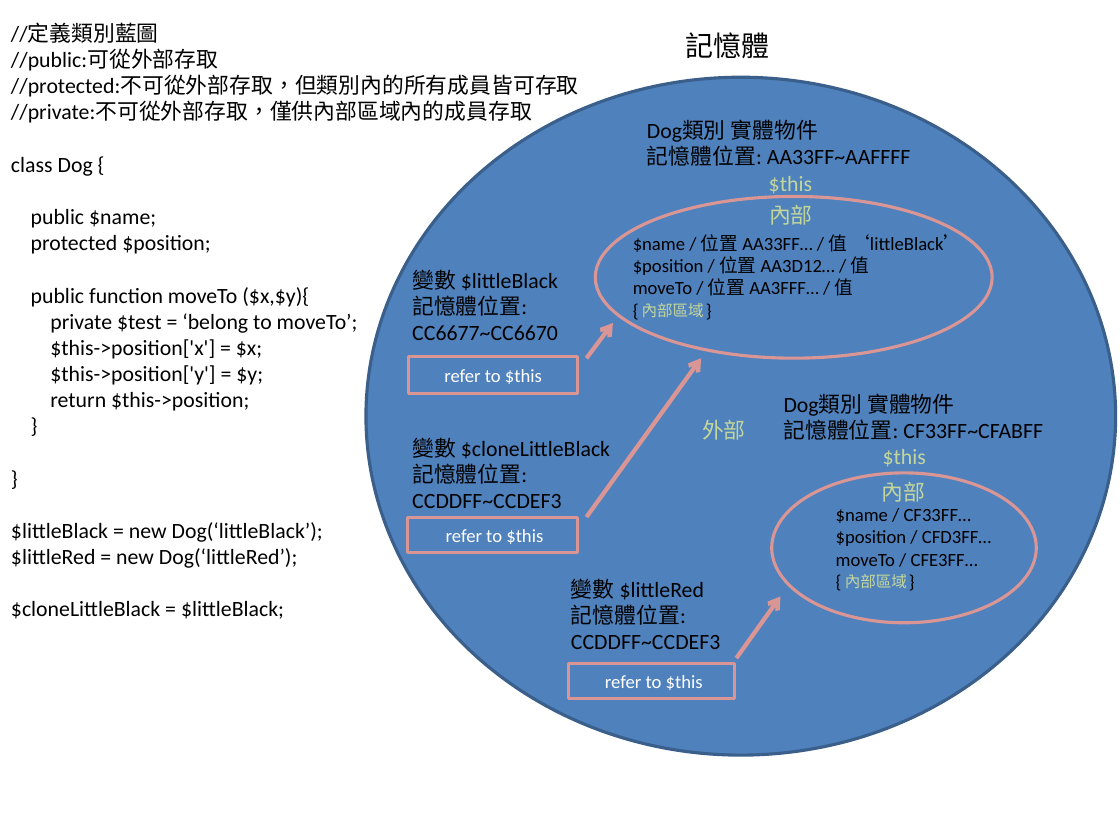
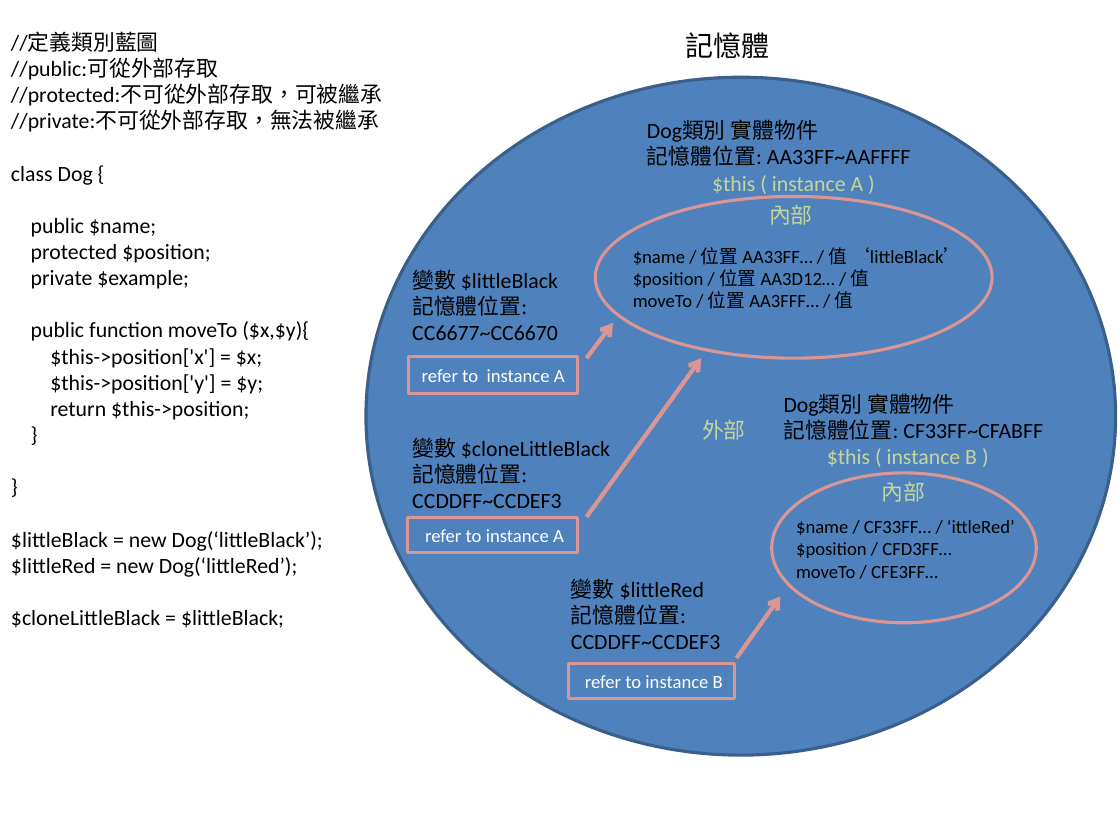
Before and after one commit to pmake/forTraining, a slide deck: slide 1 of php/phpMVC/物件概念.pptx. Drawn at 1120x840 pixels with LibreOffice and Linux fonts; fonts in the diff are those of the drawing. Boxes give left, top, right and bottom in pixels: in the first picture for what was removed or moved away, otherwise in the second. Text is boxed around its words. In the diff, an @@ line names an element or a change of style, - is before the commit and + after.

```diff
--- a/php/phpMVC/物件概念.pptx
+++ b/php/phpMVC/物件概念.pptx
@@ text "//定義類別藍圖": place and size @@
-text "//定義類別藍圖" at box(11, 23, 579, 619)
+text "//定義類別藍圖" at box(11, 32, 382, 628)
@@ text at box(11, 84, 382, 132): text changed @@
-//protected:不可從外部存取，但類別內的所有成員皆可存取
-//private:不可從外部存取，僅供內部區域內的成員存取
+//protected:不可從外部存取，可被繼承
+//private:不可從外部存取，無法被繼承
@@ text at box(712, 176, 864, 198): text changed @@
-$this
+$this ( instance A )
@@ text at box(633, 247, 962, 309): paragraph removed @@
-{ }
@@ text "$name / 位置 AA33FF… / ...": place and size @@
-text "$name / 位置 AA33FF… / ..." at box(633, 230, 962, 296)
+text "$name / 位置 AA33FF… / ..." at box(633, 247, 962, 309)
@@ text at box(31, 270, 189, 289): paragraph added @@
+private $example;
@@ text at box(50, 313, 358, 333): paragraph removed @@
-private $test = ‘belong to moveTo’;
@@ text removed at box(642, 303, 704, 317) @@
-內部區域
@@ text in rectangle at box(422, 369, 565, 382): text changed @@
-refer to $this
+refer to instance A
@@ text at box(827, 449, 977, 466): text changed @@
-$this
+$this ( instance B )
@@ text in rectangle at box(425, 529, 564, 542): text changed @@
-refer to $this
+refer to instance A
@@ text at box(796, 520, 1015, 578): paragraph removed @@
-{ }
@@ text "$name / CF33FF… / ‘ittleRed’": place and size @@
-text "$name / CF33FF… / ‘ittleRed’" at box(836, 509, 991, 566)
+text "$name / CF33FF… / ‘ittleRed’" at box(796, 520, 1015, 578)
@@ text at box(796, 520, 1015, 535): text changed @@
-$name / CF33FF…
+$name / CF33FF… / ‘ittleRed’
@@ text removed at box(845, 574, 907, 588) @@
-內部區域
@@ text in rectangle at box(585, 675, 723, 688): text changed @@
-refer to $this
+refer to instance B
```
Also in this commit, not shown: 1 other file.
